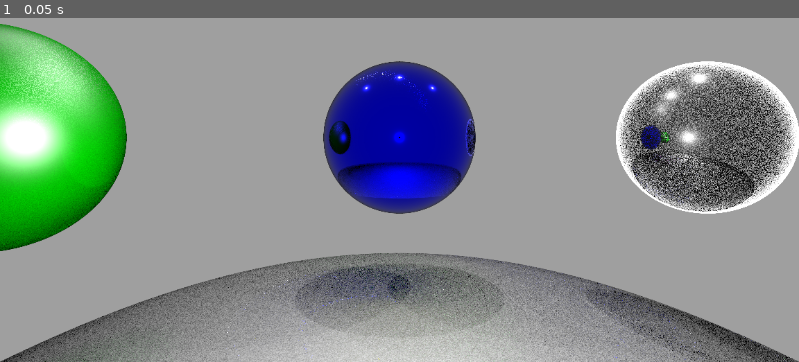
Above: before the commit, frame 1.
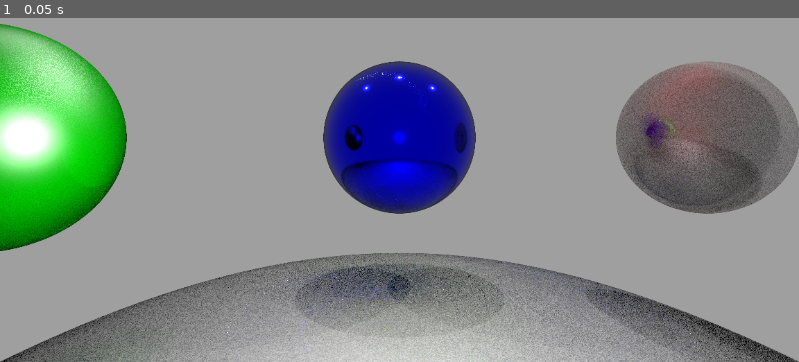
Above: after the commit, the same moment.

Repository: Robert-W-Ward/godot-path-tracer
Game: Godot game, scene res://main.tscn
The game is run twice, just before and just after one commit, with the same random seed, the same clock (stepped at 60 frames per second) and the same inputs.
Inputs:
- Up to frame 1 (0.05 s): no input

The runs differ from the first frame. In frame 1, 7.7% of the frame differs, in the area x 14-100%, y 12-100%.

Commit message:
got rough dielectrics sorta working

Diff:
--- a/pathtracer.gdshader
+++ b/pathtracer.gdshader
@@ -70,7 +70,7 @@
 	Material(0,LAMBERTIAN,0.0,0.0,1.0,vec4(1.0,1.0,1.0,1.0),vec4(1.0,1.0,1.0,0.0),1.0), // White lambertian material
 	Material(1,LAMBERTIAN,0.0,0.0,1.0,vec4(0.0,1.0,0.0,1.0),vec4(1.0,1.0,1.0,1.0),10.0), // Green lambertian material
 	Material(2,METALLIC,.1,1.0,1.0,vec4(.0,.0,1.0,1.0),vec4(1.0,1.0,1.0,0.0),1.0), // Blue Metallic material
-	Material(3,DIELECTRIC,0.3,0.0,1.5,vec4(1.0,0.0,0.0,1.0),vec4(1.0,1.0,1.0,0.1),0.0)  // Red Dielectric material
+	Material(3,DIELECTRIC,0.6,1.0,1.5,vec4(1.0,0.0,0.0,1.0),vec4(1.0,1.0,1.0,0.1),0.0)  // Red Dielectric material
 );
 
 float random(vec2 st){
@@ -242,48 +242,89 @@
 	float NoV = max(dot(N, V), 0.0);
 
 	vec3 numerator = D * F * G;
-	float denominator = 4.0 * NoL * NoV + 0.001; // Preventing division by zero
+	float denominator = 4.0 * NoL * NoV + .0001; // Preventing division by zero
 	vec3 specular = numerator / denominator;
 	return specular ;
 }
 vec3 TransmittanceBRDF(vec3 V, vec3 N, vec3 L, Material mat, vec3 F0) {
+	// Make this just a BTDF
     vec3 H = normalize(V + L);
     float D = DistributionGGX(N, H, mat.roughness);
     vec3 F = FresnelSchlick(max(dot(H, V), 0.0), F0);
     float G = GeometrySmith(N, V, L, mat.roughness);
-
     // Calculate reflection component using the BRDF formula
     float NoL = max(dot(N, L), 0.0); // Ensure NoL is non-negative
     float NoV = max(dot(N, V), 0.0); // Ensure NoV is non-negative
-    vec3 R = vec3(0.0);
-    if (NoL > 0.0 && NoV > 0.0) {
-        R = (F * D * G) / (4.0 * NoL * NoV);
-    }
-
-    // Check if the material is metallic; if so, transmission is not considered
-    if (mat.metallic > 0.0) {
-        // For metallic materials, only reflection is considered
-        return R;
-    }
+
 
     // Calculate transmission component using BTDF, adjusted for non-metallic materials
     vec3 transmission = vec3(0.0);
     if (mat.metallic <= 0.0) { // Only non-metallic materials transmit light
         // Incorporate the TransmittanceBTDF calculation directly
         float eta = mat.ior; // Index of Refraction for the material
-        vec3 T = 1.0 - F; // Transmission Fresnel ter
-
-
+        vec3 T = 1.0 - F; // Transmission Fresnel term
         float denom = 4.0 * NoL * NoV;
         if (denom > 0.0) { // Ensure valid denominator
             transmission = (T * D * G) / denom;
         }
     }
-    vec3 combined = R +  transmission;
+    vec3 combined =vec3(1.0); transmission;
 
     return combined;
 }
-
+vec3 TransmittanceBTDF(vec3 V, vec3 N, vec3 L, Material mat, vec3 F0) {
+    // V is the view direction
+    // L is the light direction (for the transmitted ray, this would be the direction of the refracted ray)
+    // N is the surface normal
+    // mat is the material properties
+    // F0 is the reflectance at normal incidence
+
+    // Only consider transmission for non-metallic materials
+    if (mat.metallic > 0.0) {
+        return vec3(0.0); // No transmission for metallic materials
+    }
+
+    // Compute the half vector between V and L
+    vec3 H = normalize(V + L);
+
+    // Calculate the Fresnel term using Schlick's approximation
+    float cosTheta = max(dot(N, -V), 0.0); // Using -V since V points toward the viewer
+    vec3 F = FresnelSchlick(cosTheta, F0);
+
+    // Calculate the D term (GGX normal distribution)
+    float D = DistributionGGX(N, H, mat.roughness);
+
+    // Calculate the geometry term G
+    float G = GeometrySmith(N, V, L, mat.roughness);
+
+    // Compute the amount of light not reflected (i.e., transmitted)
+    vec3 T = 1.0 - F;
+
+    // Snell's law to find the transmitted direction, ensuring that V is negated since it points toward the viewer
+    vec3 transmittedDir = refract(-V, N, 1.0 / mat.ior);
+
+    // Calculate the transmitted component (we need to take the absolute value of dot products)
+    float NoL = abs(dot(N, L)); // Abs since we are dealing with transmitted light
+    float NoV = abs(dot(N, -V)); // Abs for the same reason as above
+
+    // Compute the transmitted light contribution
+    vec3 transmission = vec3(0.0);
+    if (NoL > 0.0 && NoV > 0.0) {
+        // Calculate the denominator of the BTDF (the 4.0 * NoL * NoV term comes from the microfacet BRDF derivation)
+        float eta = mat.ior; // Index of Refraction for the material
+        float eta2 = eta * eta; // Square of the IOR
+        float denom = 4.0 * NoL * NoV;
+
+        // Fresnel term adjusted for transmission
+        vec3 Ft = F * eta2;
+
+        // BTDF formula
+        transmission = (1.0 - Ft) * D * G / denom;
+    }
+
+    // Return the transmitted light (BTDF value)
+    return transmission * NoL; // Multiply by NoL to account for Lambert's cosine law
+}
 bool CastsShadow(Ray shadowRay, Hit shadowHit,float distToLight){
 	RayIntersect(shadowRay,shadowHit);
 	if(shadowHit.dist> 0.0 && shadowHit.dist < distToLight){
@@ -319,7 +360,7 @@
 			case DIELECTRIC:
 				// Dielectric Cook Torrance
 				F0 = vec3(0.04); // Base reflectivity for dielectrics
-				vec3 transmittance = TransmittanceBRDF(V,N,L,mat, F0);
+				vec3 transmittance = TransmittanceBTDF(V,N,L,mat, F0);
 				vec3 directTransmittance =  areaLight.color.rgb * transmittance * NoL * attenuation;
 				//BRDF = CookTorranceSpecularReflectanceBRDF(L,V,N,mat, F0);
 				AreaLightContrib += directTransmittance;
@@ -363,7 +404,7 @@
 				case DIELECTRIC:
 					// Dielectric CookTorrance
 					vec3 specular = CookTorranceSpecularReflectanceBRDF(L,V,N,mat,F0);
-					vec3 transmission = TransmittanceBRDF(V,N,L,mat,F0);
+					vec3 transmission = TransmittanceBTDF(V,N,L,mat,F0);
 					vec3 reflectedLight = specular * light.color.rgb * attenuation;
 					vec3 transmittedLight = transmission * light.color.rgb * attenuation *  (1.0-F);
                 	PointLightContrib +=  reflectedLight + transmittedLight;
@@ -381,7 +422,11 @@
 	directLight += CalcPointLightContrib(P,N,V,F0,mat);
 	return directLight;
 }
-
+void swap(out float A, out float B){
+	float t = A;
+	A = B;
+	B = A;
+}
 vec3 TracePath(Ray ray){
 	vec3 throughput = vec3(1.0);
 	vec3 radiance = vec3(0.0);
@@ -438,49 +483,62 @@
 				// Q1: Why is it black when perfectly reflective i.e. roughness = 0.0 A: The math breaks down at really low roughness
 				BRDF = CookTorranceSpecularReflectanceBRDF(newDir,V,N,mat,F0); // Determine color/reflectance
 			    pdf = DistributionGGX(N, H, mat.roughness) * max(dot(N, H), 0.0) / (4.0 * abs(dot(H, V)));
-
 				throughput *=  BRDF * cosTheta/pdf;
 				ray.direction = newDir;
-				ray.origin = P + N + 0.001;
+				ray.origin = P + N * 0.001;
 				break;
 			case DIELECTRIC:
-				// V = -ray.direction <- Check this is correct everywhere
-				float cosi = max(dot(V,N),0.0); // compute cosine of angle of incidence
-				bool entering = cosi > 0.0; // determine if we're entering the material
-				float etai = entering ? 1.0:mat.ior; // sets mediums ior (etai) of the medium the ray is coming from (out from)
-				float etat = entering ? mat.ior : 1.0; // set the ior of the mdieum the ray is entering (in to)
-				vec3 F0 = mix(vec3(0.04), mat.color.rgb, pow(1.0 - etai, 2.0) / pow(1.0 + etai, 2.0)); // Fresnel reflectance at normal incidence
-				vec3 fresnel = FresnelSchlick(cosi,F0); // gets the fresnel term
-				vec3 reflectDir = reflect(-V,normalize(N)); // reflects the view dir about the Normal
-				vec3 refractDir = max(refract(-V,entering?N:-N,etai/etat),0.0); // refracts the light about the normal
-
-				float reflectProb = fresnel.x; // determines the prob of the reflection based on fresnel term
-				float transmitProb = 1.0 - reflectProb; // calculates the prob of transmittng (i.e. refracting light ) back out
-				// Check prob between 0 and 1, and check V is correctly pointing away from the surface in other functions DO a dot product
-				if(refractDir == vec3(0.0)){ // total internal reflection
-					reflectProb = 1.0;
-					transmitProb = 0.0;
+				// Assuming roughness is defined in your material structure: mat.roughness
+				vec3 H;
+				// Sample microfacet normal H based on GGX distribution and surface roughness
+				vec2 Xi = vec2(random(P.xy), random(P.xy)); // Random sample for GGX
+				H = SampleGGX(Xi, N, mat.roughness); // Sample GGX based on roughness and normal
+
+				float cosTheta = max(dot(-V, N), 0.0);
+				vec3 F = FresnelSchlick(max(dot(H, V), 0.0), F0); // Use microfacet normal for Fresnel
+
+				// Decide on reflection or refraction
+				float R = random(P.xy);
+				float F_avg = (F.x + F.y + F.z) / 3.0;
+				bool shouldReflect = R < F_avg;
+
+				if (shouldReflect) {
+				    // Reflect based on microfacet normal
+				    newDir = reflect(-V, H); // Note: Reflecting off H rather than N
+				    BRDF = CookTorranceSpecularReflectanceBRDF(newDir,H, N, mat, F0); // Adjusted for H
+				    ray.direction = newDir;
+				    ray.origin = P + N * 0.001;
+				} else {
+					float etaI = 1.0;
+					float etaT = mat.ior;
+					if(dot(V,N)>0.0){
+						swap(etaI,etaT);
+						N = -N;
+					}
+					float eta = etaI/etaT;
+					float cosThetaI = dot(-V,N);
+					float sinThetaI2 = max(0.0,1.0-cosThetaI * cosThetaI);
+					float sinThetaT2 = eta * eta* sinThetaI2;
+					if(sinThetaT2>1.0){ // TIR
+						newDir = reflect(V,N); // relfect instead
+					}else{
+						float cosThetaT = sqrt(max(0.0,1.0 - sinThetaT2));
+						vec3 refractDir = normalize(eta*-V + (eta*cosThetaI - cosThetaT)*N);
+						vec3 H = normalize(V+refractDir);
+						newDir = refract(-V,H,eta);
+						if(length(newDir) == 0.0){
+							newDir = reflect(V,N);//Fallback
+						}
+					}
+					BRDF = TransmittanceBTDF(V,N,newDir,mat,F0);
+					ray.direction = newDir;
+					ray.origin = P + N * 0.001;
+					throughput *= BRDF;
 				}
-				float p = random(P.xy);
-				if(p<reflectProb){
-					cosTheta = max(dot(N,reflectDir),0.0);
-					BRDF = CookTorranceSpecularReflectanceBRDF(reflectDir,V,N,mat,F0);
-					pdf = reflectProb;
-					ray.direction = reflectDir;
-					ray.origin = P + N * 0.001;
-				}else{
-					cosTheta = max(dot(-N,refractDir),0.0);
-					// Q3: Whats wrong with my transmittanceBRDF A: check transmittance func math
-					BRDF = TransmittanceBRDF(V,N,refractDir,mat,F0);
-					pdf = transmitProb;
-					ray.direction = refractDir;
-					ray.origin = P - N * 0.001;
-				}
-				throughput *= BRDF * cosTheta / pdf;
 				break;
 			default:
 				break;
-		}
+			}
 		if(length(throughput)<0.001){
 			return radiance;
 		}
